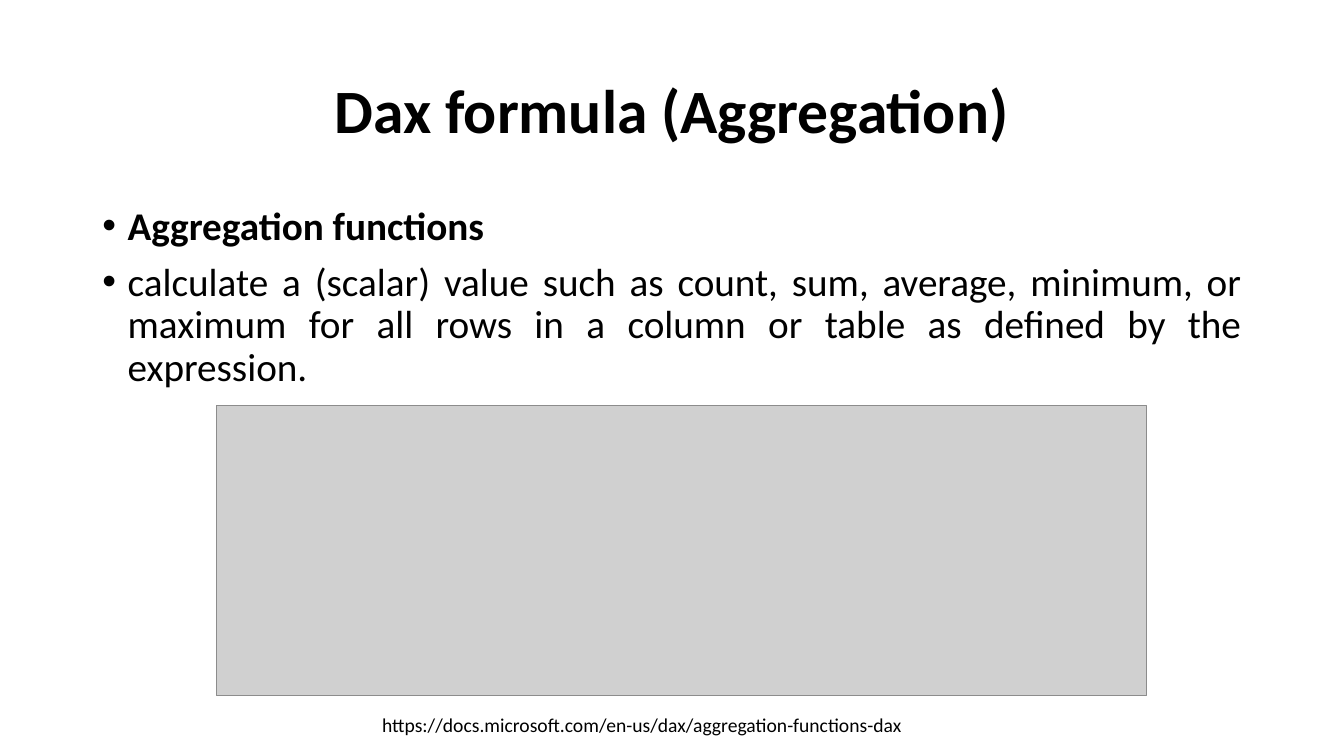
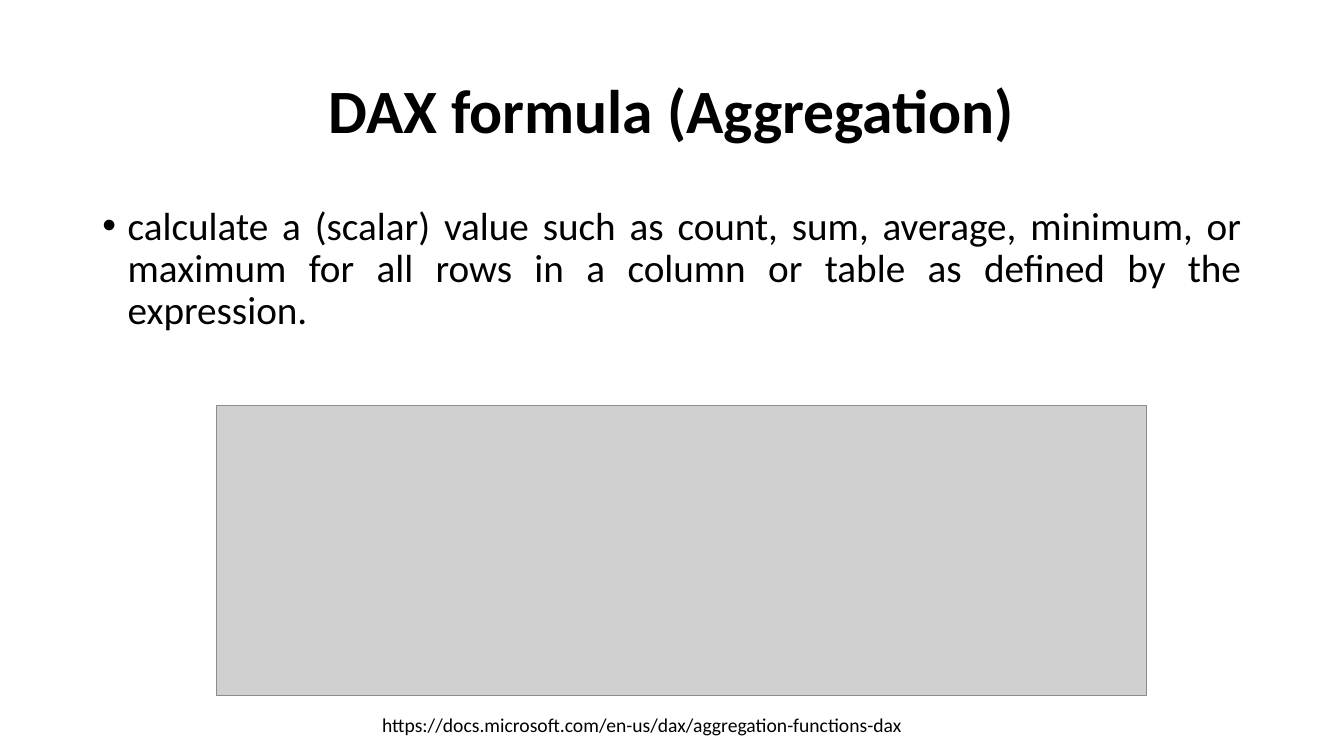
Before and after one commit to kimteespk/DADS5001-Data-Analytics-and-Data-Science-Tools-and-Programming, a slide deck: slide 8 of 13-Power-BI-Dax/DSTools-Power-BI-Dax.pptx. Drawn at 1344x756 pixels with LibreOffice and Linux fonts; fonts in the diff are those of the drawing; grey boxes stand for pictures. Boxes give left, top, right and bottom in pixels: in the first picture for what was removed or moved away, otherwise in the second. Text is boxed around its words. In the diff, an @@ line names an element or a change of style, - is before the commit and + after.

```diff
--- a/13-Power-BI-Dax/DSTools-Power-BI-Dax.pptx
+++ b/13-Power-BI-Dax/DSTools-Power-BI-Dax.pptx
@@ title at (329, 87, 1014, 144): text changed @@
-Dax formula (Aggregation)
+DAX formula (Aggregation)
@@ text at (128, 212, 484, 247): paragraph removed @@
-• Aggregation functions
```
Also in this commit, not shown: 9 other slides changed, 1 slide added.
